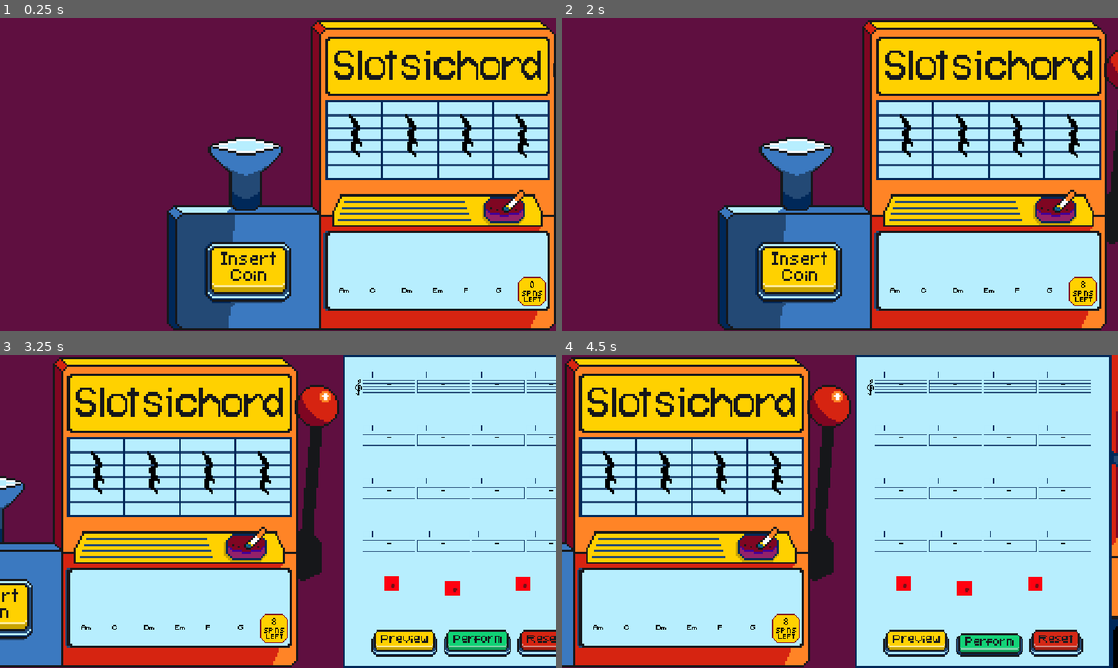
Above: before the commit, frames 1-4 (two rows, left to right).
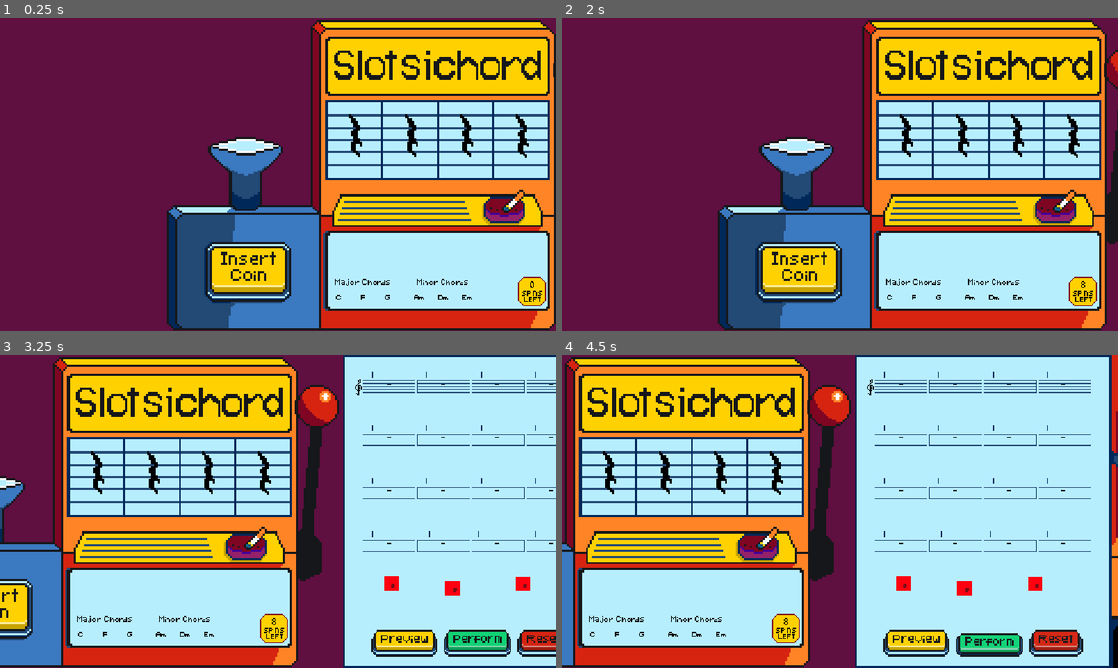
Above: after the commit, the same moments.

Repository: twhassall/slotsichord
Game: Godot game, scene res://scenes/actualScreens/MainScreen.tscn
The game is run twice, just before and just after one commit, with the same random seed, the same clock (stepped at 60 frames per second) and the same inputs.
Inputs (mouse positions are in pixels of both pictures, inside the frame that each line leads up to):
- Up to frame 1 (0.25 s): no input
- Up to frame 2 (2 s): click (806, 271) at 0.5 s
- Up to frame 3 (3.25 s): click (511, 642) at 2.75 s
- Up to frame 4 (4.5 s): click (934, 642) at 3.5 s; click (995, 642) at 4.25 s

The runs differ from the first frame. In frame 1, 0.2% of the frame differs, in the area x 60-91%, y 83-90%; in frame 2, 0.2%; in frame 3, 0.2%, in the area x 13-44%, y 83-90%; in frame 4, 0.2%.

Commit message:
Added chord labels and moved about

Diff:
--- a/scenes/subScenes/slot_machine.tscn
+++ b/scenes/subScenes/slot_machine.tscn
@@ -11,6 +11,8 @@
 [ext_resource type="Texture2D" uid="uid://4n5h3wno47xv" path="res://assets/sprites/slotmachine/funnel.png" id="6_k06gv"]
 [ext_resource type="PackedScene" uid="uid://bircwyj85eo7a" path="res://scenes/subScenes/ChordSprite.tscn" id="8_lq40k"]
 [ext_resource type="Texture2D" uid="uid://cljo0h0xvjts0" path="res://assets/sprites/slotmachine/spinsleft.png" id="9_f18vj"]
+[ext_resource type="Texture2D" uid="uid://b4rj3jl8bm0op" path="res://assets/sprites/chords/major.png" id="12_plc8i"]
+[ext_resource type="Texture2D" uid="uid://dta3auog2yldt" path="res://assets/sprites/chords/minor.png" id="13_wx471"]
 
 [sub_resource type="Animation" id="Animation_0xq38"]
 length = 0.001
@@ -483,88 +485,88 @@
 offset_right = 529.0
 offset_bottom = 589.0
 
-[node name="AChord" parent="." unique_id=145211817 instance=ExtResource("8_lq40k")]
+[node name="CChord" parent="." unique_id=1545176320 instance=ExtResource("8_lq40k")]
 layout_mode = 0
 anchors_preset = 0
 anchor_right = 0.0
 anchor_bottom = 0.0
-offset_left = 95.0
-offset_top = 555.0
-offset_right = 95.0
-offset_bottom = 555.0
+offset_left = 90.0
+offset_top = 570.0
+offset_right = 90.0
+offset_bottom = 570.0
 grow_horizontal = 1
 grow_vertical = 1
 scale = Vector2(2, 2)
-chord_name = "A"
-
-[node name="CChord" parent="." unique_id=1545176320 instance=ExtResource("8_lq40k")]
+
+[node name="FChord" parent="." unique_id=418968781 instance=ExtResource("8_lq40k")]
 layout_mode = 0
 anchors_preset = 0
 anchor_right = 0.0
 anchor_bottom = 0.0
-offset_left = 160.0
-offset_top = 555.0
-offset_right = 160.0
-offset_bottom = 555.0
+offset_left = 140.0
+offset_top = 570.0
+offset_right = 140.0
+offset_bottom = 570.0
 grow_horizontal = 1
 grow_vertical = 1
 scale = Vector2(2, 2)
-
-[node name="DChord" parent="." unique_id=448593176 instance=ExtResource("8_lq40k")]
+chord_name = "F"
+
+[node name="GChord" parent="." unique_id=2086906863 instance=ExtResource("8_lq40k")]
 layout_mode = 0
 anchors_preset = 0
 anchor_right = 0.0
 anchor_bottom = 0.0
-offset_left = 225.0
-offset_top = 555.0
-offset_right = 225.0
-offset_bottom = 555.0
+offset_left = 190.0
+offset_top = 570.0
+offset_right = 190.0
+offset_bottom = 570.0
 grow_horizontal = 1
 grow_vertical = 1
 scale = Vector2(2, 2)
-chord_name = "D"
-
-[node name="EChord" parent="." unique_id=1773000352 instance=ExtResource("8_lq40k")]
+chord_name = "G"
+
+[node name="AChord" parent="." unique_id=145211817 instance=ExtResource("8_lq40k")]
 layout_mode = 0
 anchors_preset = 0
 anchor_right = 0.0
 anchor_bottom = 0.0
-offset_left = 290.0
-offset_top = 555.0
-offset_right = 290.0
-offset_bottom = 555.0
+offset_left = 250.0
+offset_top = 570.0
+offset_right = 250.0
+offset_bottom = 570.0
 grow_horizontal = 1
 grow_vertical = 1
 scale = Vector2(2, 2)
-chord_name = "E"
-
-[node name="FChord" parent="." unique_id=418968781 instance=ExtResource("8_lq40k")]
+chord_name = "A"
+
+[node name="DChord" parent="." unique_id=448593176 instance=ExtResource("8_lq40k")]
 layout_mode = 0
 anchors_preset = 0
 anchor_right = 0.0
 anchor_bottom = 0.0
-offset_left = 355.0
-offset_top = 555.0
-offset_right = 355.0
-offset_bottom = 555.0
+offset_left = 300.0
+offset_top = 570.0
+offset_right = 300.0
+offset_bottom = 570.0
 grow_horizontal = 1
 grow_vertical = 1
 scale = Vector2(2, 2)
-chord_name = "F"
-
-[node name="GChord" parent="." unique_id=2086906863 instance=ExtResource("8_lq40k")]
+chord_name = "D"
+
+[node name="EChord" parent="." unique_id=1773000352 instance=ExtResource("8_lq40k")]
 layout_mode = 0
 anchors_preset = 0
 anchor_right = 0.0
 anchor_bottom = 0.0
-offset_left = 420.0
-offset_top = 555.0
-offset_right = 420.0
-offset_bottom = 555.0
+offset_left = 350.0
+offset_top = 570.0
+offset_right = 350.0
+offset_bottom = 570.0
 grow_horizontal = 1
 grow_vertical = 1
 scale = Vector2(2, 2)
-chord_name = "G"
+chord_name = "E"
 
 [node name="SpinsLeft" type="Sprite2D" parent="." unique_id=529172883]
 position = Vector2(498, 567)
@@ -573,8 +575,15 @@
 hframes = 3
 vframes = 3
 
-[node name="Camera2D" type="Camera2D" parent="." unique_id=1213721736]
-position = Vector2(-36, 324)
+[node name="Major" type="Sprite2D" parent="." unique_id=129444032]
+position = Vector2(148, 547)
+scale = Vector2(2, 2)
+texture = ExtResource("12_plc8i")
+
+[node name="Minor" type="Sprite2D" parent="." unique_id=811442443]
+position = Vector2(316, 547)
+scale = Vector2(2, 2)
+texture = ExtResource("13_wx471")
 
 [connection signal="pressed" from="SlotMachine/InsertCoinButton/InsertCoin" to="." method="_on_insert_coin_pressed"]
 [connection signal="pressed" from="Spin" to="." method="_on_spin_pressed"]
Binary file added: assets/sprites/chords/major.png
Not shown, added: assets/sprites/chords/major.png.import
Binary file added: assets/sprites/chords/minor.png
Not shown, added: assets/sprites/chords/minor.png.import
